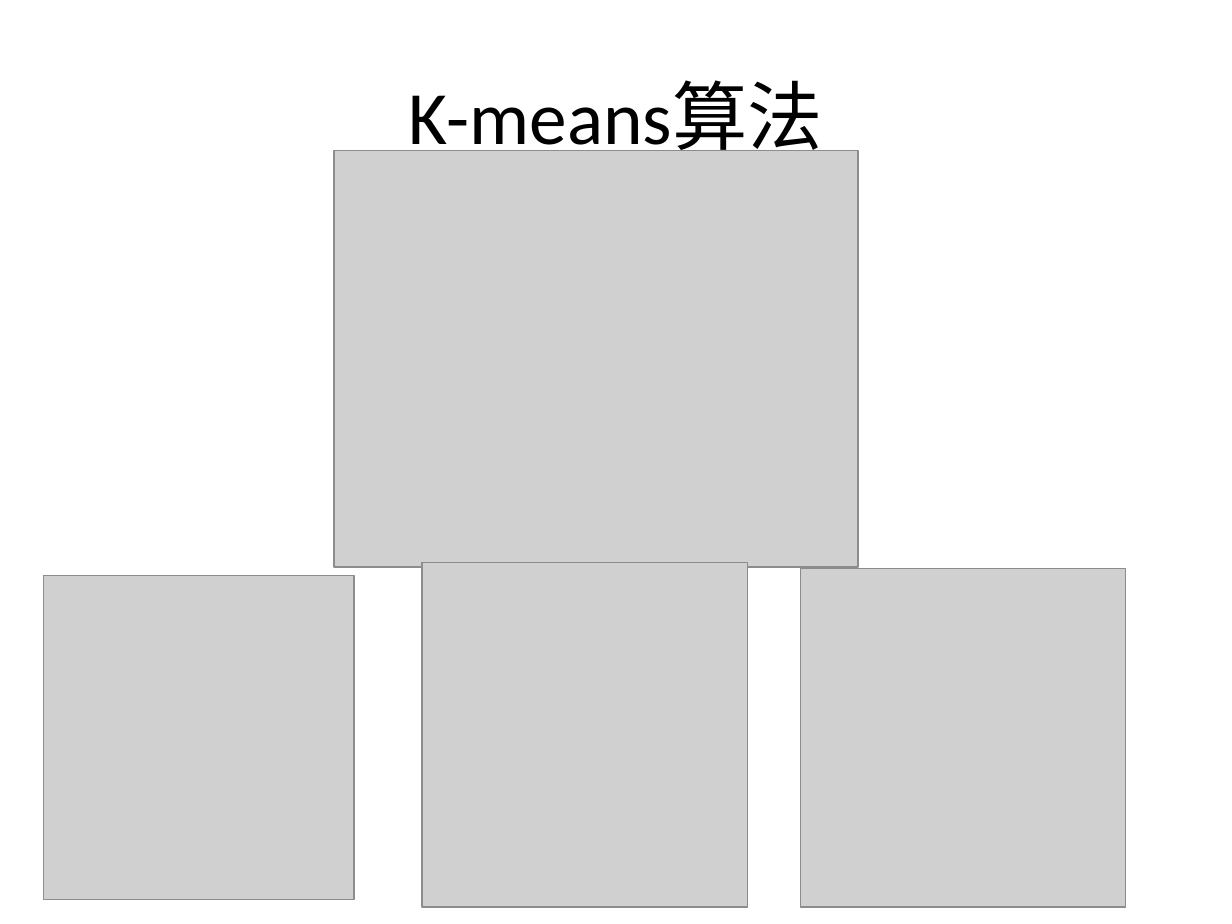
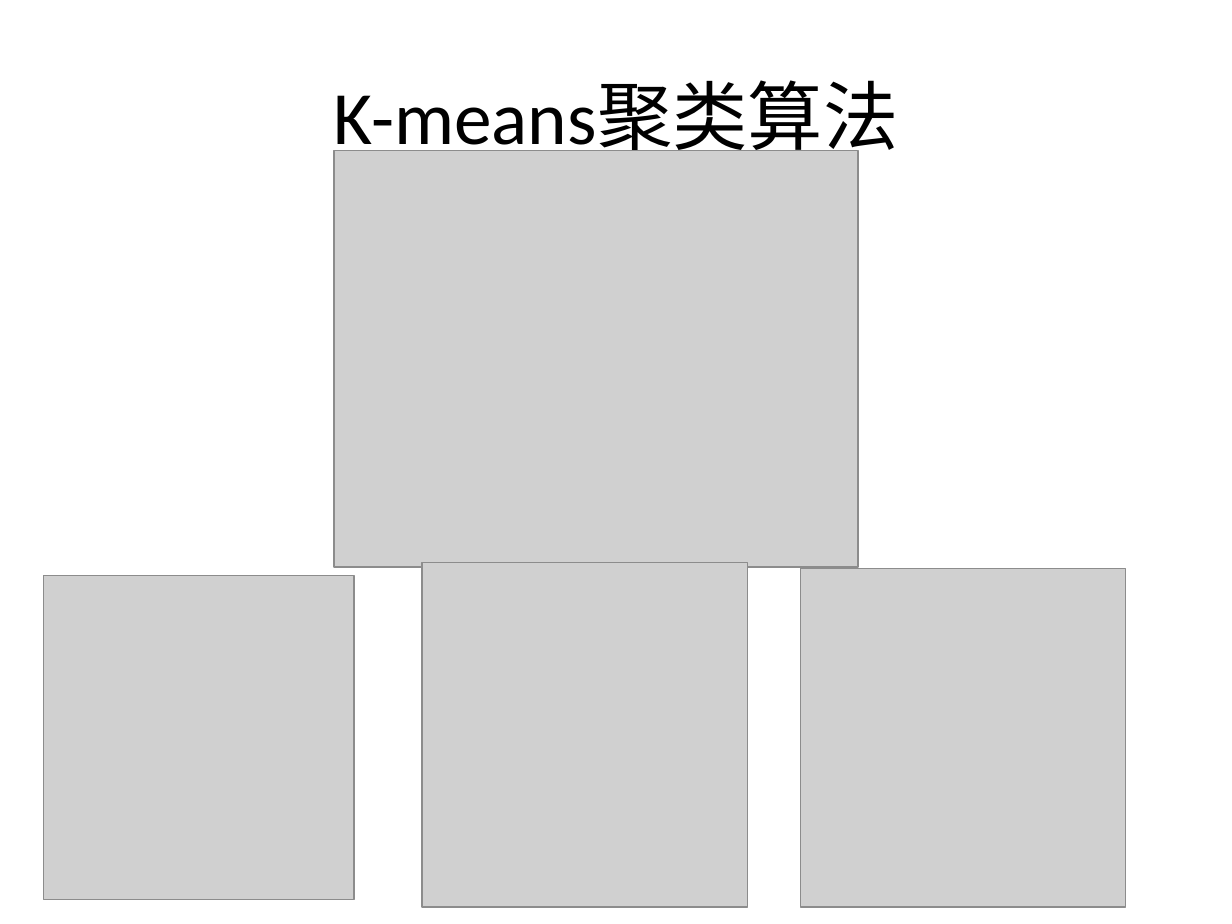
Before and after one commit to BattalionCommander/Python, a slide deck: slide 16 of cls_23聚类算法.ppt. Drawn at 1232x924 pixels with LibreOffice and Linux fonts; fonts in the diff are those of the drawing; grey boxes stand for pictures; background and template pictures are left out. Boxes give left, top, right and bottom in pixels: in the first picture for what was removed or moved away, otherwise in the second. Text is boxed around its words. In the diff, an @@ line names an element or a change of style, - is before the commit and + after.

```diff
--- a/cls_23聚类算法.ppt
+++ b/cls_23聚类算法.ppt
@@ title at bbox=[333, 81, 898, 161]: text changed @@
-K-means算法
+K-means聚类算法
```
Also in this commit, not shown: 8 other slides changed, 1 slide removed, 2 other files.
